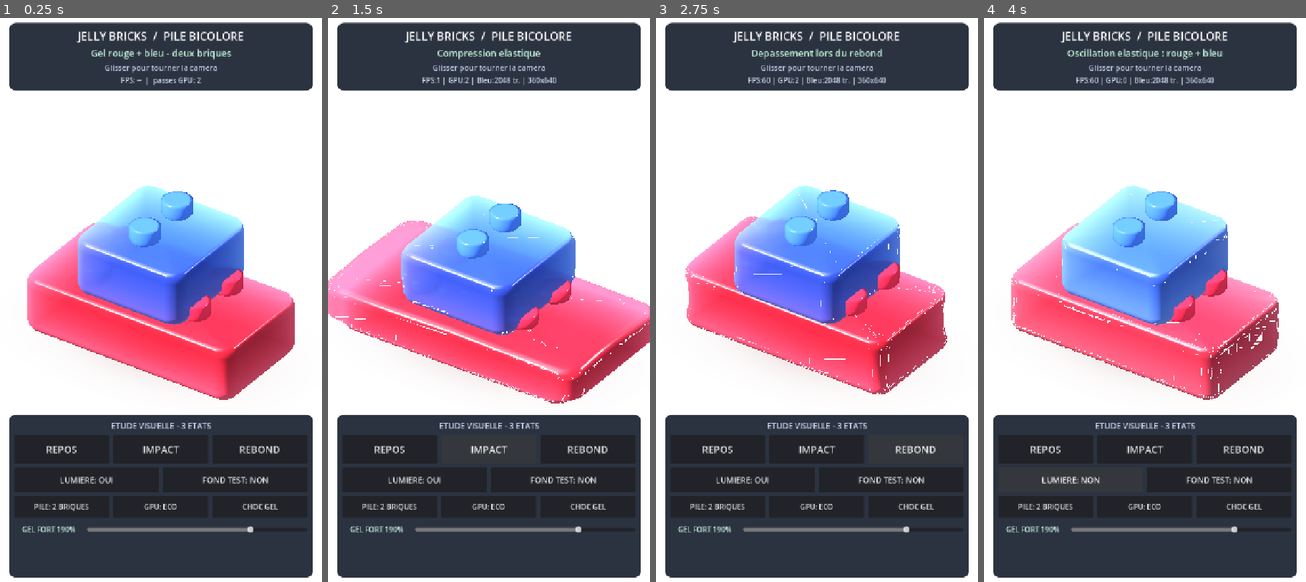
Above: before the commit, frames 1-4 (left to right).
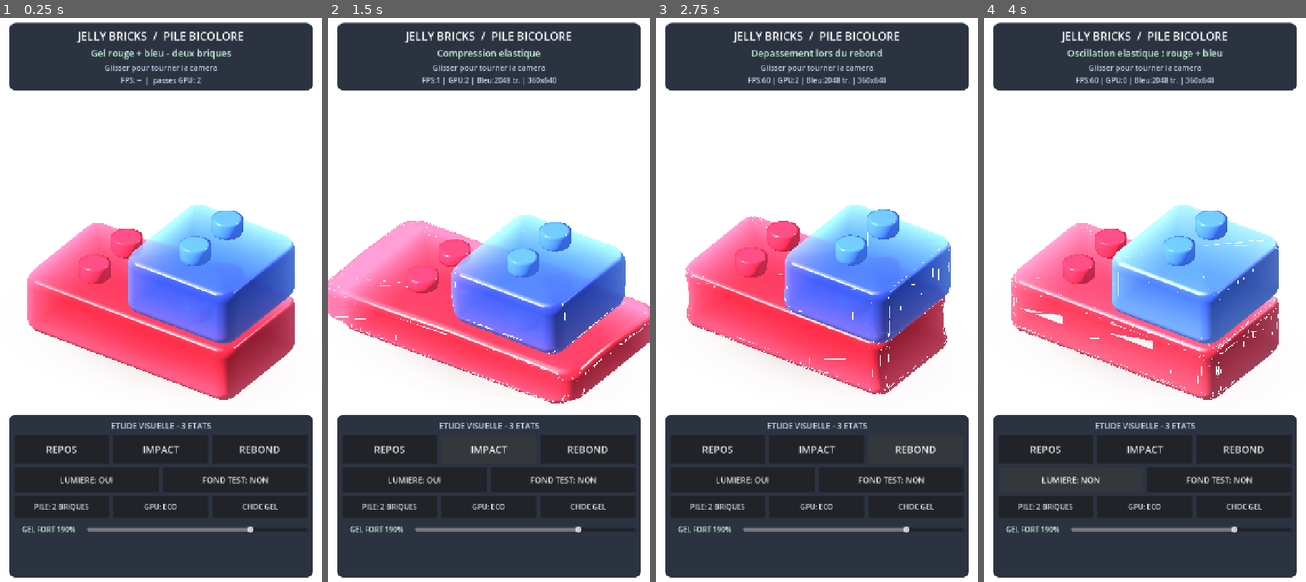
Above: after the commit, the same moments.

Repository: dbrckk/Jelly-bricks
Game: Godot game, scene res://prototypes/single_brick/layered_reference.tscn
The game is run twice, just before and just after one commit, with the same random seed, the same clock (stepped at 60 frames per second) and the same inputs. This scene is started directly instead of the project's main scene.
Inputs:
- Up to frame 1 (0.25 s): no input
- Up to frame 2 (1.5 s): click "REPOS" at 0.5 s; click "IMPACT" at 1.25 s
- Up to frame 3 (2.75 s): click "REBOND" at 2 s
- Up to frame 4 (4 s): click "CHOC GEL" at 2.75 s; click "LUMIERE: OUI" at 3.5 s

The runs differ from the first frame. In frame 1, 11% of the frame differs, in the area x 24-92%, y 29-58%; in frame 2, 11%; in frame 3, 11%; in frame 4, 12%, in the area x 8-92%, y 29-68%.

Commit message:
fix(visual): seat blue 1x1 on a real red stud column; reduce clipped white lacquer and wet-plastic highlights

Diff:
--- a/native-godot/prototypes/single_brick/layered_reference.gd
+++ b/native-godot/prototypes/single_brick/layered_reference.gd
@@ -9,6 +9,10 @@
 ## Deliberately separated from the 21 production levels and Physics Lab.
 const STAGE2_LAYER := 4
 const BLUE_DYE := Color("#345de0")
+# An actual 1x1 brick must seat over ONE full column of the base's 2x1
+# studs. The old X=0.5 straddled both columns and exposed red studs
+# through the blue FRONT WALL, as seen in the real Android screenshot.
+const BLUE_SEAT_X := 1.0
 const COUPLED_SPRINGS = preload(
     "res://prototypes/single_brick/coupled_gel_springs.gd")
 var elastic_pair: Variant = COUPLED_SPRINGS.new()
@@ -100,6 +104,7 @@
         "backdrop_tex", foreground_viewport.get_texture())
     upper_paint.set_shader_parameter("backdrop_strength", 0.76)
     upper_paint.set_shader_parameter("refraction_pixels", 3.4)
+    upper_paint.set_shader_parameter("highlight_softness", 0.86)
 
     # Full, correctly wound 1x1 body and coat, tessellated ONCE.
     # Prebuild BOTH LODs only once. The lower 2x1 is full quality;
@@ -127,16 +132,23 @@
     upper_studs.multimesh = caps
     upper_stud_paint = (studs.material_override as ShaderMaterial).duplicate()
     upper_stud_paint.set_shader_parameter("pigment", BLUE_DYE)
-    upper_stud_paint.set_shader_parameter("milkiness", 0.22)
-    upper_stud_paint.set_shader_parameter("wetness", 0.48)
+    upper_stud_paint.set_shader_parameter("milkiness", 0.20)
+    upper_stud_paint.set_shader_parameter("wetness", 0.32)
     upper_studs.material_override = upper_stud_paint
     (studs.material_override as ShaderMaterial).set_shader_parameter(
-        "milkiness", 0.22)
+        "milkiness", 0.20)
     (studs.material_override as ShaderMaterial).set_shader_parameter(
-        "wetness", 0.48)
-    upper_coat_paint.set_shader_parameter("coat_strength", 0.17)
+        "wetness", 0.32)
+    # The additive white coat previously produced clipped triangles
+    # across both top faces. Keep small *tinted* meniscus highlights.
+    upper_coat_paint.set_shader_parameter("coat_strength", 0.075)
+    upper_coat_paint.set_shader_parameter(
+        "light_color", BLUE_DYE.lerp(Color.WHITE, 0.48))
     (wet_coat.material_override as ShaderMaterial).set_shader_parameter(
-        "coat_strength", 0.16)
+        "coat_strength", 0.073)
+    (wet_coat.material_override as ShaderMaterial).set_shader_parameter(
+        "light_color", Color("#c8233c").lerp(Color.WHITE, 0.48))
+    gel_material.set_shader_parameter("highlight_softness", 0.86)
 
     # Visible ONLY in the main camera. The second pass sees red but
     # never blue, so sampling it cannot recurse into itself.
@@ -296,7 +308,7 @@
     if wet_coat != null and gel_material != null:
         _set_interface_wave(gel_material,
             wet_coat.material_override as ShaderMaterial,
-            Vector3(1.0, 0.52, 0.5), 0.0, 3.0)
+            Vector3(BLUE_SEAT_X + 0.5, 0.52, 0.5), 0.0, 3.0)
     if upper_brick == null:
         return
     _set_interface_wave(upper_paint, upper_coat_paint,
@@ -313,7 +325,7 @@
             squash_value = -0.055
             lag = 0.07
     upper_brick.position = Vector3(
-        0.5, 0.55 - maxf(0.0, squash_value) * 0.48, 0.0)
+        BLUE_SEAT_X, 0.55 - maxf(0.0, squash_value) * 0.48, 0.0)
     upper_paint.set_shader_parameter("deformation", squash_value)
     upper_coat_paint.set_shader_parameter("deformation", squash_value)
     upper_studs.scale.y = maxf(0.80, 1.0 - squash_value * 0.19)
@@ -393,13 +405,13 @@
     var blue_pulse := 0.70 * exp(-contact_age * 4.8)
     _set_interface_wave(gel_material,
         wet_coat.material_override as ShaderMaterial,
-        Vector3(1.0, 0.52, 0.5), red_pulse, contact_age)
+        Vector3(BLUE_SEAT_X + 0.5, 0.52, 0.5), red_pulse, contact_age)
     _set_interface_wave(upper_paint, upper_coat_paint,
         Vector3(0.5, 0.06, 0.5), blue_pulse, contact_age)
     # The actual blue two-stud mesh follows its spring and its red support;
     # both optical materials use precisely the same vertex parameters.
     upper_brick.position = Vector3(
-        0.5 + clampf(red_lag * 0.045, -0.015, 0.015),
+        BLUE_SEAT_X + clampf(red_lag * 0.045, -0.015, 0.015),
         0.55 - lower * 0.098 - maxf(0.0, upper) * 0.013,
         clampf(blue_lag * 0.016, -0.014, 0.014))
     upper_paint.set_shader_parameter("deformation", upper)
